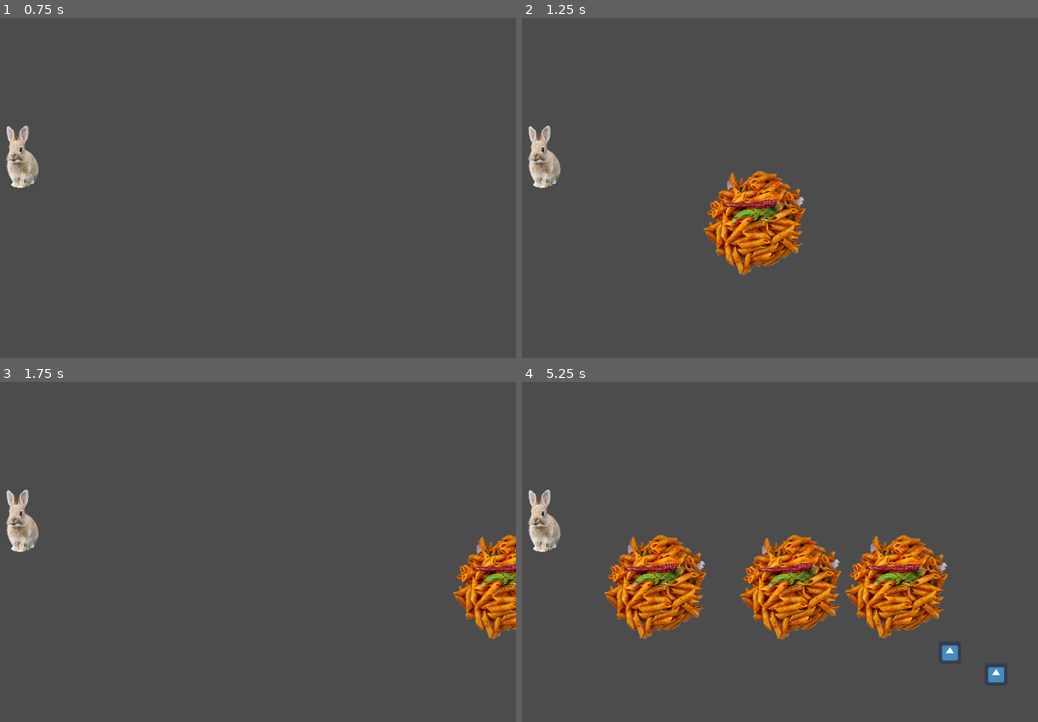
Above: before the commit, frames 1-4 (two rows, left to right).
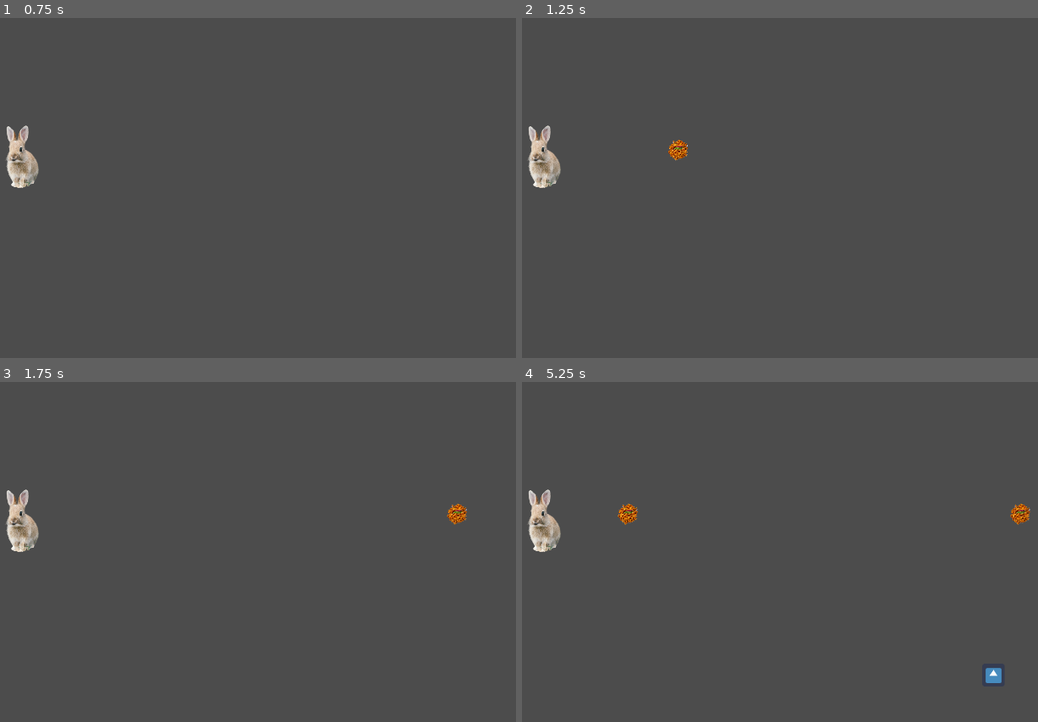
Above: after the commit, the same moments.

Repository: Vytautas-Hermann/GJ-2020
Game: Godot game, scene res://src/scenes/Main.tscn
The game is run twice, just before and just after one commit, with the same random seed, the same clock (stepped at 60 frames per second) and the same inputs. This scene is started directly instead of the project's main scene. The engine's default icon, where the game draws it, is replaced by a stand-in: a white triangle on a blue panel in a dark square.
Inputs:
- Up to frame 1 (0.75 s): tap Enter at 0.5 s
- Up to frame 2 (1.25 s): no input
- Up to frame 3 (1.75 s): no input
- Up to frame 4 (5.25 s): no input

Frame 1 is identical in both runs. In frame 2, 4.3% of the frame differs, in the area x 28-55%, y 35-76%; in frame 3, 2.8%; in frame 4, 13%, in the area x 15-99%, y 35-89%.

Commit message:
scaling is better

Diff:
--- a/src/scenes/Enemy.tscn
+++ b/src/scenes/Enemy.tscn
@@ -14,6 +14,8 @@
 [sub_resource type="RectangleShape2D" id=1]
 
 [node name="Enemy" type="RigidBody2D"]
+contact_monitor = true
+linear_damp = 0.0
 script = ExtResource( 2 )
 
 [node name="AnimatedSprite" type="AnimatedSprite" parent="."]
--- a/src/scenes/bullet.tscn
+++ b/src/scenes/bullet.tscn
@@ -14,7 +14,10 @@
 } ]
 
 [node name="bullet" type="RigidBody2D"]
+scale = Vector2( 0.2, 0.2 )
 gravity_scale = 0.0
+contact_monitor = true
+linear_damp = 0.0
 script = ExtResource( 1 )
 
 [node name="CollisionShape2D" type="CollisionShape2D" parent="."]
@@ -23,5 +26,6 @@
 shape = SubResource( 1 )
 
 [node name="AnimatedSprite" type="AnimatedSprite" parent="."]
+scale = Vector2( 0.2, 0.2 )
 frames = SubResource( 2 )
 [connection signal="body_entered" from="." to="." method="_on_Enemy_body_entered"]
--- a/src/scripts/Tower.gd
+++ b/src/scripts/Tower.gd
@@ -16,8 +16,7 @@
 	var bullet = Munition.instance()
 	add_child(bullet)
 	var direction = deg2rad(0)
-	bullet.position = get_node(".").position
-	bullet.scale = Vector2(0.1,0.1)
+	bullet.position = Vector2(0,0)
 	bullet.linear_velocity = Vector2(float(firespeed * bullet.aerodynamical_slowfactor), 0).rotated(direction)
 
 
--- a/src/scripts/bullet.gd
+++ b/src/scripts/bullet.gd
@@ -11,7 +11,7 @@
 
 # Called when the node enters the scene tree for the first time.
 func _ready():
-	aerodynamical_slowfactor = rand_range(0.1, 0.9)
+	aerodynamical_slowfactor = rand_range(0.5, 0.9)
 
 
 # Called every frame. 'delta' is the elapsed time since the previous frame.
